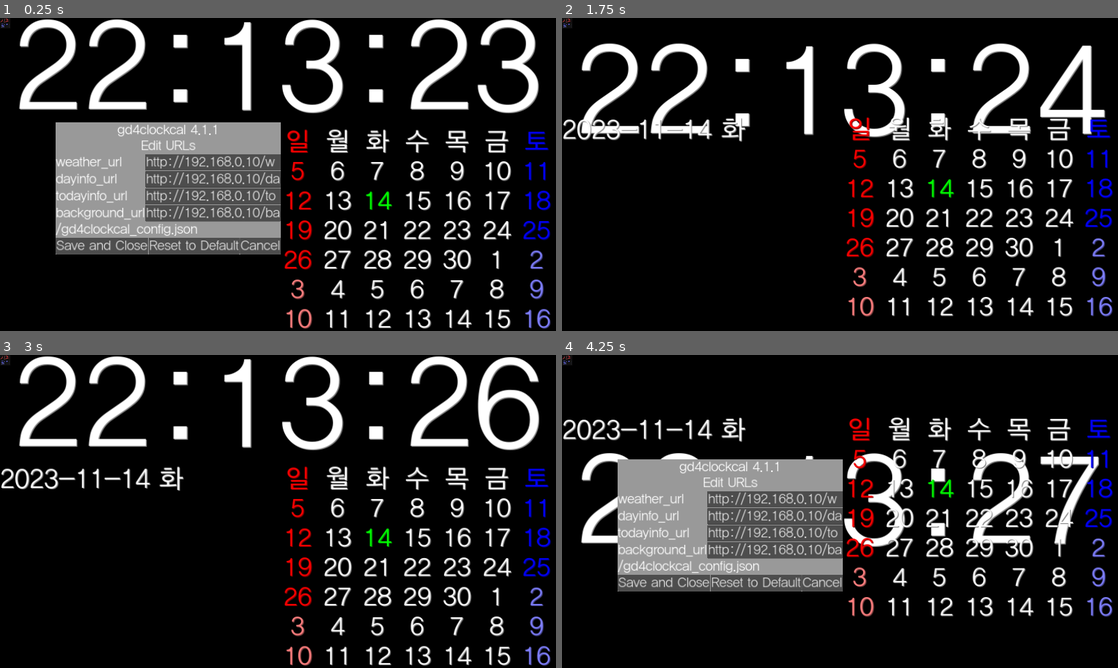
Above: before the commit, frames 1-4 (two rows, left to right).
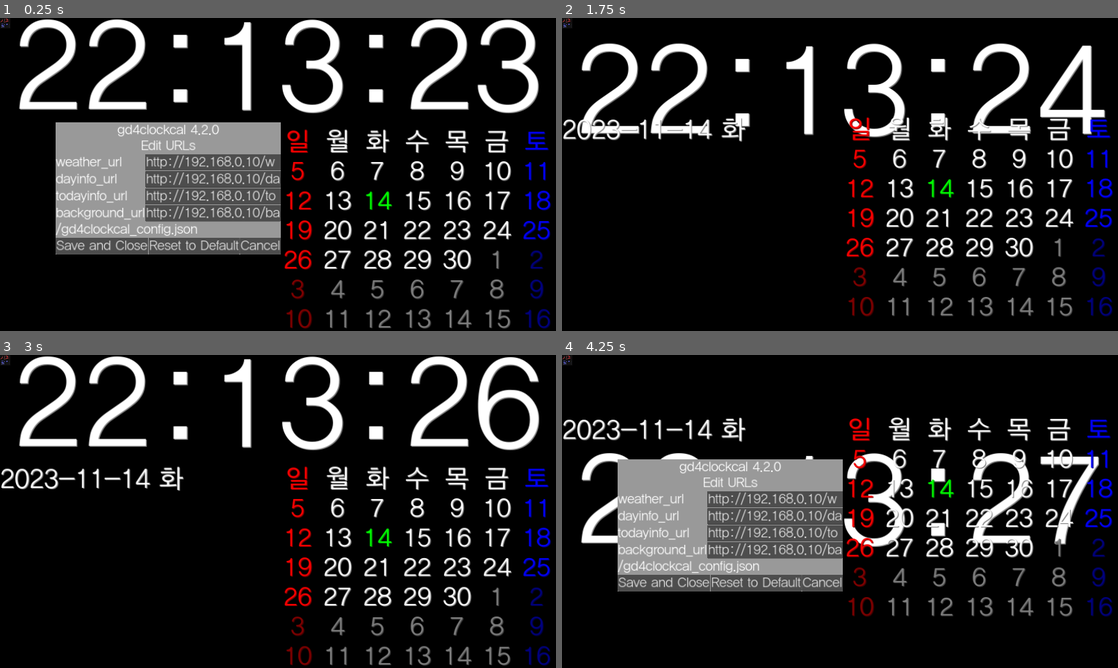
Above: after the commit, the same moments.

Repository: kasworld/gd4clockcal
Game: Godot game, scene res://main.tscn
Same seed, same stepped clock (60 frames per second), same inputs: the game is played once before the commit and once after it.
Inputs (mouse positions are in pixels of both pictures, inside the frame that each line leads up to):
- Up to frame 1 (0.25 s): no input
- Up to frame 2 (1.75 s): tap Enter at 0.5, 0.6, 1.35 s; move the mouse to (962, 158) at 0.52 s; hold Up 0.53-1.28 s; click (962, 158) at 0.67 s; tap Space at 0.77, 1.52 s; move the mouse to (728, 190) at 1.27 s; click (728, 190) at 1.42 s
- Up to frame 3 (3 s): move the mouse to (333, 442) at 2.02 s; hold Up from 2.03 s (still down); tap Enter at 2.1, 2.85 s; click (333, 442) at 2.17 s; move the mouse to (250, 574) at 2.77 s; click (250, 574) at 2.92 s
- Up to frame 4 (4.25 s): tap Space at 3.02, 3.77 s; move the mouse to (1006, 558) at 3.52 s; release Up at 3.53 s; tap Enter at 3.6 s; click (1006, 558) at 3.67 s

The runs differ from the first frame. In frame 1, 1.4% of the frame differs, in the area x 36-99%, y 34-100%; in frame 2, 1.3%; in frame 3, 1.3%; in frame 4, 1.4%, in the area x 36-99%, y 34-84%.
Error in both runs: Attempt to call function 'store_line' in base 'null instance' on a null instance. (res://config.gd:29)

Commit message:
fix darkmode color

Diff:
--- a/calendar/calendar.gd
+++ b/calendar/calendar.gd
@@ -14,8 +14,9 @@
 func update_color():
 	for i in range(7): # week title + 6 week
 		for j in Global.weekdaystring.size():
-			var co = Global.colors.weekday[j][0]
+			var co = Global.colors.weekday[j]
 			Global.set_label_color(calendar_labels[i][j], co, Global.make_shadow_color(co))
+	update_calendar()
 
 func init_calendar_labels(font_size :float):
 	# prepare calendar
@@ -27,7 +28,7 @@
 			lb.size_flags_horizontal = Control.SIZE_EXPAND_FILL
 			lb.horizontal_alignment = HorizontalAlignment.HORIZONTAL_ALIGNMENT_CENTER
 			lb.vertical_alignment = VerticalAlignment.VERTICAL_ALIGNMENT_CENTER
-			var co = Global.colors.weekday[j][0]
+			var co = Global.colors.weekday[j]
 			lb.label_settings = Global.make_label_setting(font_size, co, Global.make_shadow_color(co))
 			$GridCalendar.add_child(lb)
 			ln.append(lb)
@@ -44,9 +45,9 @@
 			var day_index_dict = Time.get_date_dict_from_unix_time(day_index)
 			var curLabel = calendar_labels[week+1][wd]
 			curLabel.text = "%d" % day_index_dict["day"]
-			var co = Global.colors.weekday[wd][0]
+			var co = Global.colors.weekday[wd]
 			if day_index_dict["month"] != today_dict["month"]:
-				co = Global.colors.weekday[wd][1]
+				co = Global.make_shadow_color(co)
 			elif day_index_dict["day"] == today_dict["day"]:
 				co = Global.colors.today
 			Global.set_label_color(curLabel, co, Global.make_shadow_color(co))
--- a/config.gd
+++ b/config.gd
@@ -10,7 +10,7 @@
 	]
 
 var config = {
-	version_key : "gd4clockcal 4.1.1",
+	version_key : "gd4clockcal 4.2.0",
 	"weather_url" : "http://192.168.0.10/weather.txt",
 	"dayinfo_url" : "http://192.168.0.10/dayinfo.txt",
 	"todayinfo_url" : "http://192.168.0.10/todayinfo.txt",
--- a/global.gd
+++ b/global.gd
@@ -5,13 +5,13 @@
 
 var colors_dark = {
 	weekday = [
-		[Color.RED, make_shadow_color(Color.RED)],  # sunday
-		[Color.WHITE, make_shadow_color(Color.WHITE)],  # monday
-		[Color.WHITE, make_shadow_color(Color.WHITE)],
-		[Color.WHITE, make_shadow_color(Color.WHITE)],
-		[Color.WHITE, make_shadow_color(Color.WHITE)],
-		[Color.WHITE, make_shadow_color(Color.WHITE)],
-		[Color.BLUE, make_shadow_color(Color.BLUE)],  # saturday
+		Color.RED,  # sunday
+		Color.WHITE,  # monday
+		Color.WHITE,
+		Color.WHITE,
+		Color.WHITE,
+		Color.WHITE,
+		Color.BLUE,  # saturday
 	],
 	today = Color.GREEN,
 	timelabel = Color.WHITE,
@@ -21,13 +21,13 @@
 }
 var colors_light = 	{
 	weekday = [
-		[Color.RED, make_shadow_color(Color.RED)],  # sunday
-		[Color.BLACK, make_shadow_color(Color.BLACK)],  # monday
-		[Color.BLACK, make_shadow_color(Color.BLACK)],
-		[Color.BLACK, make_shadow_color(Color.BLACK)],
-		[Color.BLACK, make_shadow_color(Color.BLACK)],
-		[Color.BLACK, make_shadow_color(Color.BLACK)],
-		[Color.BLUE, make_shadow_color(Color.BLUE)],  # saturday
+		Color.RED,   # sunday
+		Color.BLACK,   # monday
+		Color.BLACK,
+		Color.BLACK,
+		Color.BLACK,
+		Color.BLACK,
+		Color.BLUE,   # saturday
 	],
 	today = Color.GREEN,
 	timelabel = Color.BLACK,
